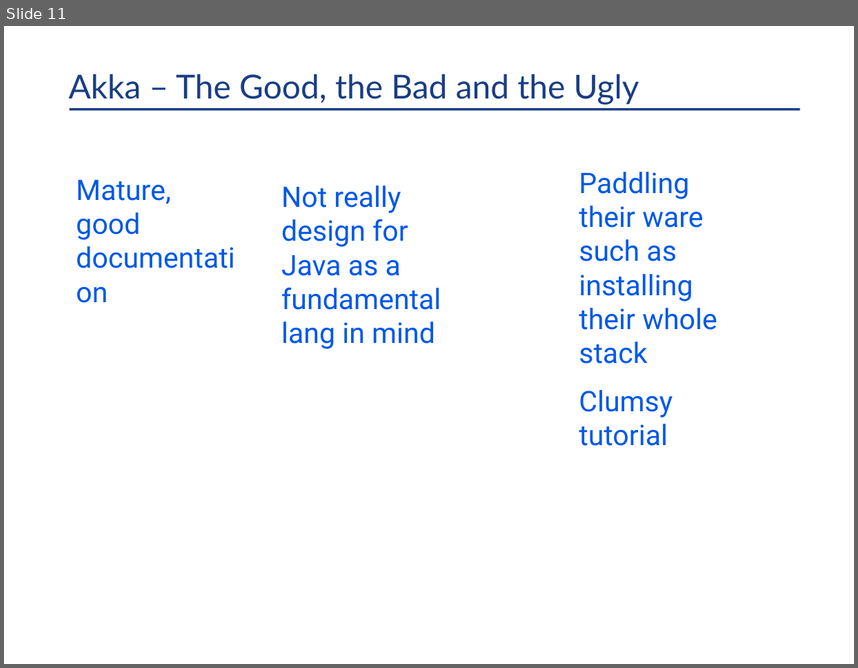
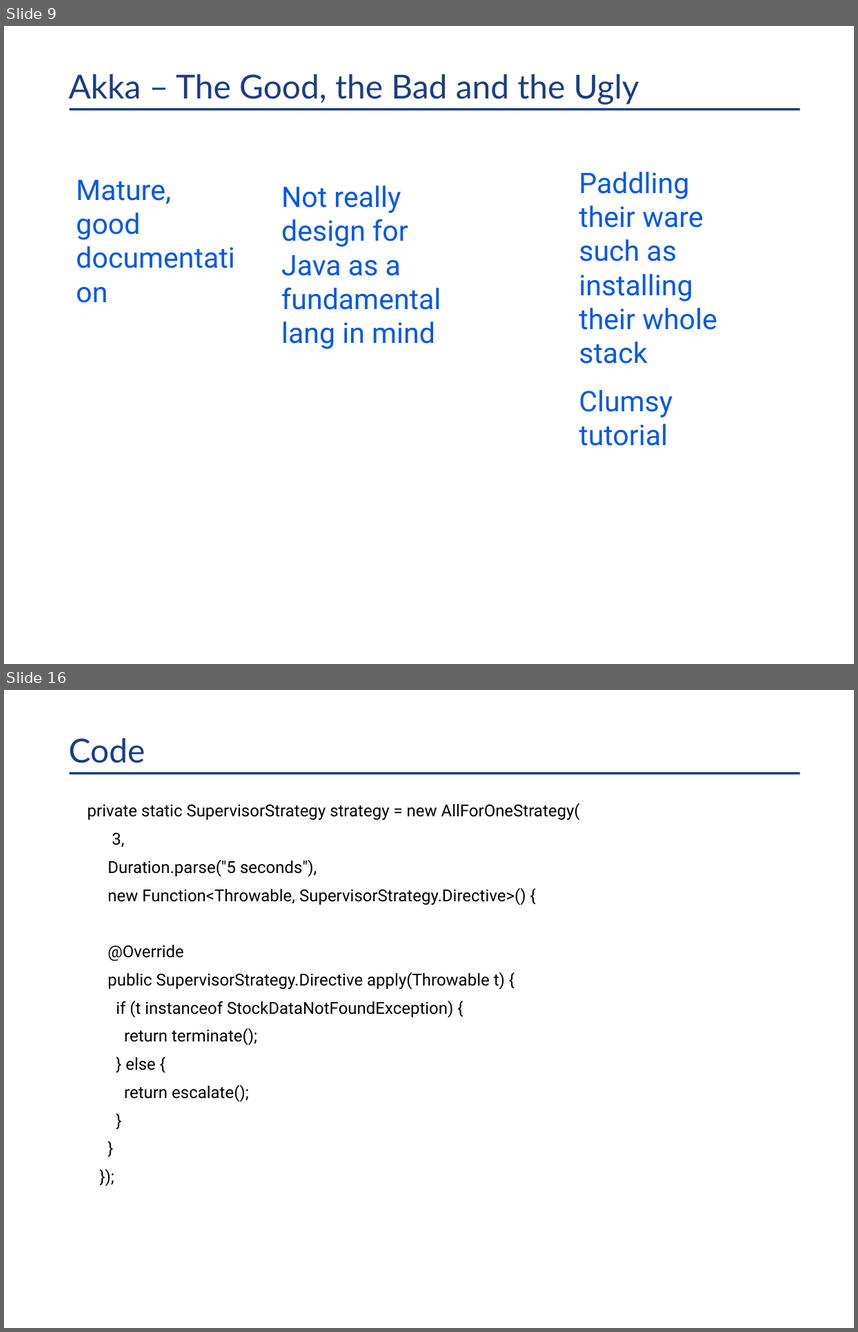
Before and after one commit to kangbiu/akka-tutorial-first-java, a slide deck: docs/In Memory Data Grid Discussion.pptx. Shown one above the other, each under a label of ours: slide 11 before the commit, slides 9 and 16 after it; the slides between them are not shown. The pictures are 858x668 and 858x1332 pixels, drawn with LibreOffice and Linux fonts; fonts in the diff are those of the drawing; background and template pictures are left out. Boxes give left, top, right and bottom in pixels: in the first picture for what was removed or moved away, otherwise in the second. Text is boxed around its words. In the diff, an @@ line names an element or a change of style, - is before the commit and + after.

```diff
--- a/docs/In Memory Data Grid Discussion.pptx
+++ b/docs/In Memory Data Grid Discussion.pptx
@@ slide 16 added at bbox=[4, 690, 854, 1328], background #FFFFFF; not listed: 1 template element that a slide beside it also shows @@
@@ title added at bbox=[69, 738, 145, 763], 28 pt, text #193D85 @@
+Code
@@ text added at bbox=[87, 803, 580, 1102], 14 pt, text #000000 @@
+private static SupervisorStrategy strategy = new AllForOneStrategy(
+3,
+Duration.parse("5 seconds"),
+new Function<Throwable, SupervisorStrategy.Directive>() {
+@Override
+public SupervisorStrategy.Directive apply(Throwable t) {
+if (t instanceof StockDataNotFoundException) {
+return terminate();
+} else {
+return escalate();
+}
+}
+});
@@ what was slide 11 is now slide 9 @@
```
Also in this commit, not shown: 11 other slides added.
